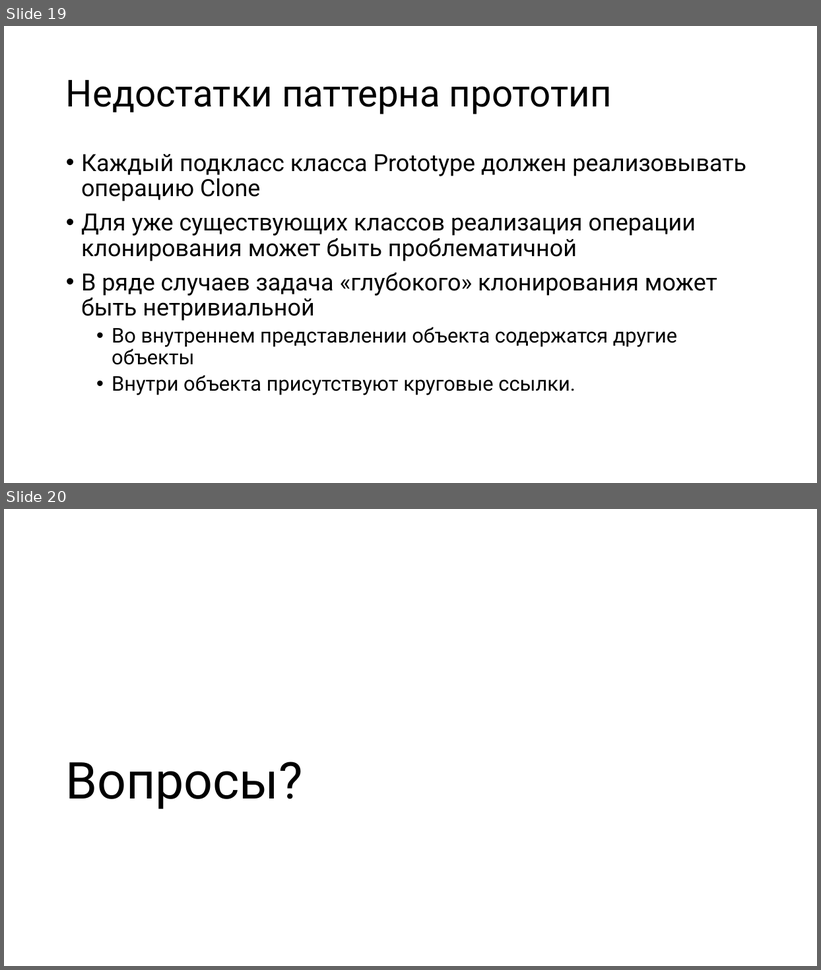
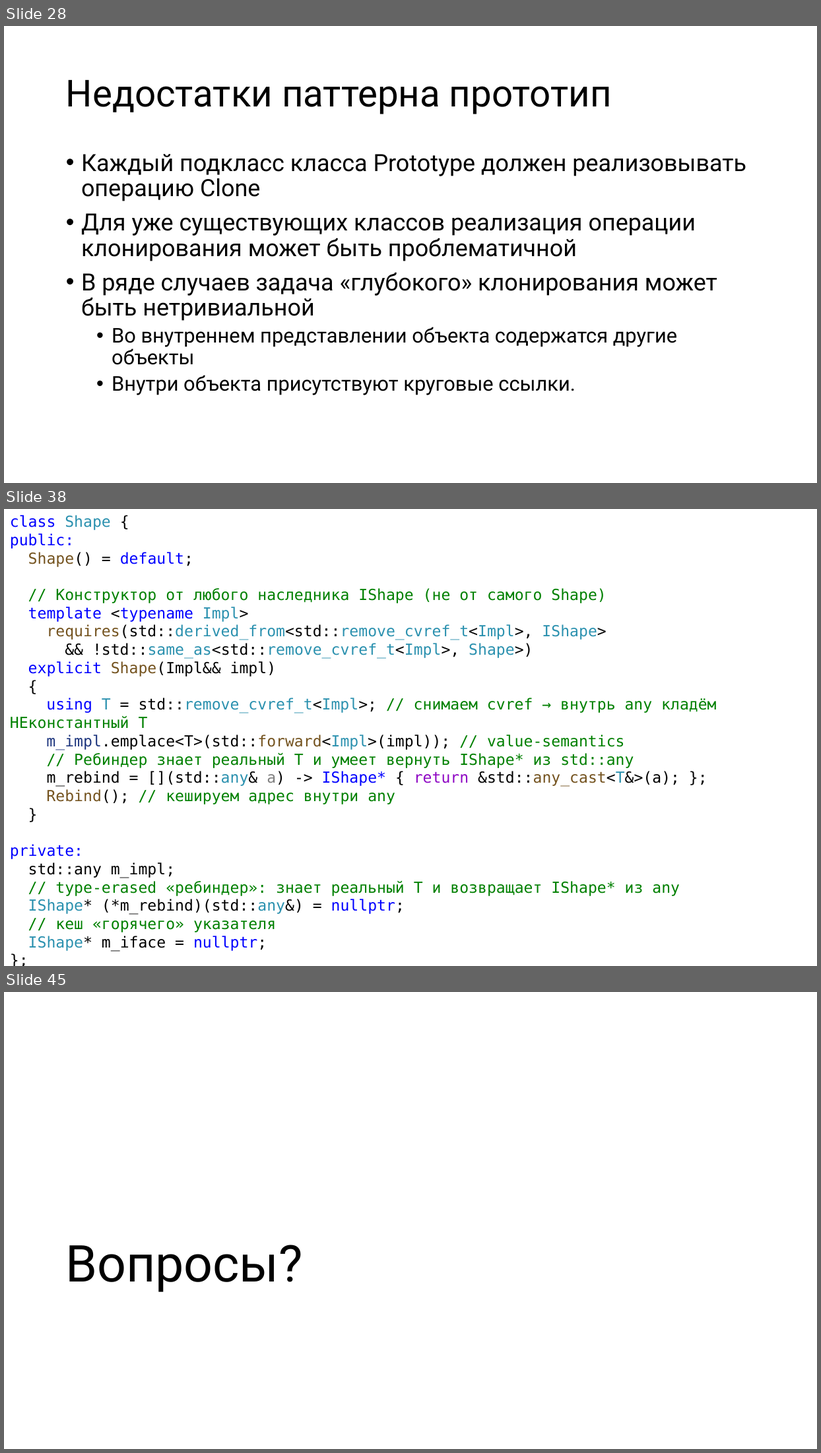
Before and after one commit to alexey-malov/ood, a slide deck: lectures/14.prototype/prototype.pptx. Shown one above the other, each under a label of ours: slides 19 and 20 before the commit, slides 28, 38 and 45 after it; the slides between them are not shown. The pictures are 821x970 and 821x1453 pixels, drawn with LibreOffice and Linux fonts; fonts in the diff are those of the drawing. Boxes give left, top, right and bottom in pixels: in the first picture for what was removed or moved away, otherwise in the second. Text is boxed around its words. In the diff, an @@ line names an element or a change of style, - is before the commit and + after.

```diff
--- a/lectures/14.prototype/prototype.pptx
+++ b/lectures/14.prototype/prototype.pptx
@@ slide 38 added at <box>4,509,817,966</box>, background #FFFFFF @@
@@ text added at <box>10,515,716,952</box>, 18 pt, text #008000 @@
+class Shape {
+public:
+Shape() = default;
+// Конструктор от любого наследника IShape (не от самого Shape)
+template <typename Impl>
+requires(std::derived_from<std::remove_cvref_t<Impl>, IShape>
+&& !std::same_as<std::remove_cvref_t<Impl>, Shape>)
+explicit Shape(Impl&& impl)
+{
+using T = std::remove_cvref_t<Impl>; // снимаем cvref → внутрь any кладём НЕконстантный T
+m_impl.emplace<T>(std::forward<Impl>(impl)); // value-semantics
+// Ребиндер знает реальный T и умеет вернуть IShape* из std::any
+m_rebind = [](std::any& a) -> IShape* { return &std::any_cast<T&>(a); };
+Rebind(); // кешируем адрес внутри any
+}
+private:
+std::any m_impl;
+// type-erased «ребиндер»: знает реальный T и возвращает IShape* из any
+IShape* (*m_rebind)(std::any&) = nullptr;
+// кеш «горячего» указателя
+IShape* m_iface = nullptr;
+};
@@ what was slide 19 is now slide 28 @@
@@ what was slide 20 is now slide 45 @@
```
Also in this commit, not shown: 5 slides changed, 26 other slides added, 2 slides removed, 10 other files.
